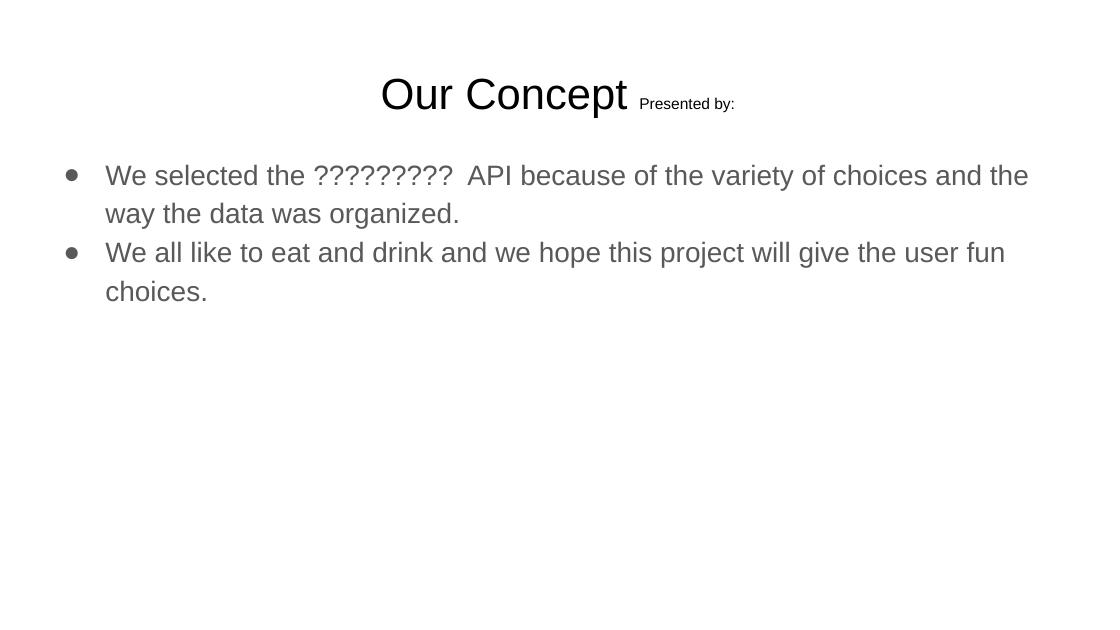
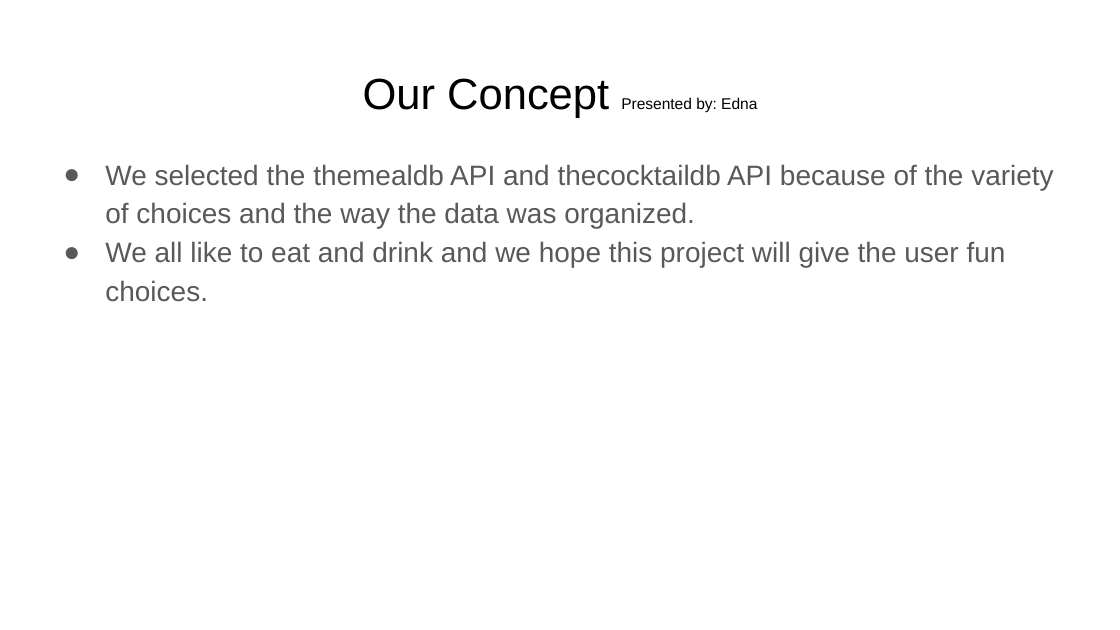
Before and after one commit to clearbusinessinsight/food-and-drink-menu, a slide deck: slide 3 of Project Food and Drink Menu.pptx. Drawn at 1120x630 pixels with LibreOffice and Linux fonts; fonts in the diff are those of the drawing. Boxes give left, top, right and bottom in pixels: in the first picture for what was removed or moved away, otherwise in the second. Text is boxed around its words. In the diff, an @@ line names an element or a change of style, - is before the commit and + after.

```diff
--- a/Project Food and Drink Menu.pptx
+++ b/Project Food and Drink Menu.pptx
@@ title at <box>363,78,757,118</box>: text changed @@
-Our Concept Presented by:
+Our Concept Presented by: Edna
@@ text at <box>105,164,1053,229</box>: text changed @@
-● We selected the ????????? API because of the variety of choices and the way the data was organized.
+● We selected the themealdb API and thecocktaildb API because of the variety of choices and the way the data was organized.
```
Also in this commit, not shown: 5 other slides changed, 1 other file.
